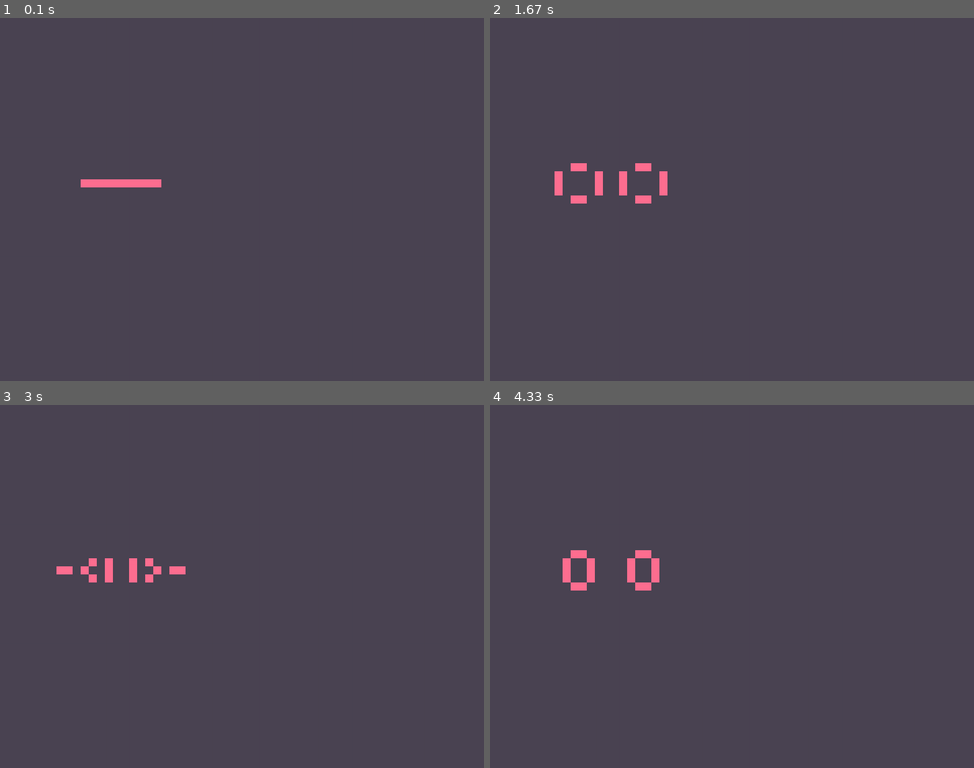
Above: before the commit, frames 1-4 (two rows, left to right).
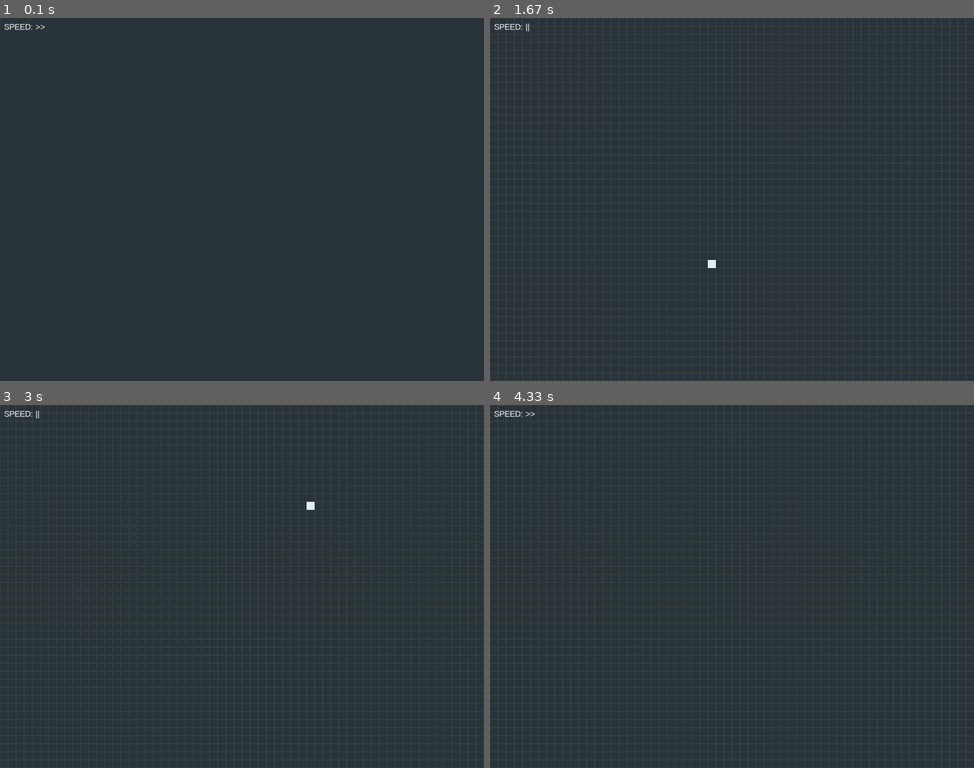
Above: after the commit, the same moments.

Repository: dvenru/py_game_of_life
Game: pygame game, started from main.py
The game is run twice, just before and just after one commit, with the same random seed, the same clock (stepped at 60 frames per second) and the same inputs.
Inputs (mouse positions are in pixels of both pictures, inside the frame that each line leads up to):
- Up to frame 1 (0.1 s): no input
- Up to frame 2 (1.67 s): tap Space at 0.33, 0.73, 1.03, 1.23, 1.53 s; hold Tab 0.67-1.13 s; hold Right 0.67-1.13 s; hold Delete 1.17-1.63 s; hold Right 1.17-1.63 s; move the mouse to (712, 264) at 1.2 s
- Up to frame 3 (3 s): press the mouse at (58, 470) at 1.7 s; move the mouse to (179, 517) at 1.8 s; release the mouse at (300, 561) at 1.93 s; hold Right 2-2.47 s; tap Space at 2.07, 2.37, 2.57, 2.87 s; click (140, 528) at 2.08 s; hold Right 2.5-2.97 s; click (309, 506) at 2.58 s
- Up to frame 4 (4.33 s): hold Left 3-3.53 s; tap Space at 3.07, 3.37, 3.63, 3.93, 4.07 s; click (833, 521) at 3.08 s; hold Left 3.57-3.97 s; click (552, 575) at 3.65 s; hold Right from 4 s (still down); click (693, 720) at 4.08 s

The runs differ from the first frame. In frame 1, 100% of the frame differs, in the area x 0-100%, y 0-100%; in frame 2, 75%; in frame 3, 75%; in frame 4, 75%.

Commit message:
version 1.1

Diff:
--- /dev/null
+++ b/gameui.py
@@ -0,0 +1,30 @@
+import pygame as pg
+
+
+class UIGroup:
+    def __init__(self) -> None:
+        self.group_ui = []
+
+    def append(self, new_object) -> None:
+        self.group_ui.append(new_object)
+
+    def update(self) -> None:
+        for _object in self.group_ui:
+            _object.draw()
+
+
+class Label:
+    def __init__(self, surface, text: str, position: tuple = (int, int), group_ui = None, size: int = 20, color = "white") -> None:
+        self.surface = surface
+        self.font = pg.font.SysFont("Arial", size)
+        self.image = self.font.render(text, True, color)
+        _, _, width, height = self.image.get_rect()
+        self.rect = pg.Rect(position[0], position[1], width, height)
+        self.text = text
+        group_ui.append(self)
+
+    def draw(self) -> None:
+        self.surface.blit(self.image, self.rect)
+
+    def set_text(self, new_text: str, color = "white") -> None:
+        self.image = self.font.render(new_text, True, color)
--- a/life.py
+++ b/life.py
@@ -8,20 +8,34 @@
         self.surface = surface
         self.present_map = [['0' for i in range(HEIGHT // TILE_SIZE)] for i in range(WIDTH // TILE_SIZE)]
         self.tile_size = TILE_SIZE
+        self.colors = [SOFT_BLACK, SOFT_RED]
 
-    def draw(self) -> None:
+        self.grid_visible = False
+
+    def draw(self, is_setting: bool = False, line_position: int = 0, tile_position: int = 0) -> None:
         for num_line, line in enumerate(self.present_map):
             for num_tile, tile in enumerate(line):
-                match tile:
-                    case '0':
-                        pg.draw.rect(self.surface, GRAY, (
-                            (num_line * self.tile_size), (num_tile * self.tile_size), self.tile_size, self.tile_size))
-                    case '1':
-                        pg.draw.rect(self.surface, SOFT_RED, (
-                            (num_line * self.tile_size), (num_tile * self.tile_size), self.tile_size, self.tile_size))
+                pg.draw.rect(self.surface, self.colors[int(tile)], (
+                    (num_line * self.tile_size), (num_tile * self.tile_size), self.tile_size, self.tile_size))
 
-    def create_life(self, line_position: int, tile_position: int) -> None:
-        self.present_map[line_position][tile_position] = '1'
+                if self.grid_visible:
+                    pg.draw.rect(self.surface, (61, 66, 65), (
+                        (num_line * self.tile_size), (num_tile * self.tile_size), self.tile_size, self.tile_size), 1)
+
+                if is_setting:
+                    pg.draw.rect(self.surface, (223, 244, 243), (
+                        (line_position * self.tile_size), (tile_position * self.tile_size), self.tile_size, self.tile_size))
+
+    def clear(self) -> None:
+        for num_line, line in enumerate(self.present_map):
+            for num_tile, tile in enumerate(line):
+                self.present_map[num_line][num_tile] = '0'
+
+    def set_life(self, line_position: int, tile_position: int, state: str) -> None:
+        self.present_map[line_position][tile_position] = state
+
+    def set_grid_visible(self) -> None:
+        self.grid_visible = not self.grid_visible
 
     def new_generation(self) -> None:
         future_map = [['0' for i in range(HEIGHT // TILE_SIZE)] for i in range(WIDTH // TILE_SIZE)]
@@ -30,15 +44,9 @@
                 neighbors = self.search_neighbors(num_line, num_tile)
                 match tile:
                     case '0':
-                        if neighbors[1] == 3:
-                            future_map[num_line][num_tile] = '1'
-                        else:
-                            future_map[num_line][num_tile] = '0'
+                        future_map[num_line][num_tile] = '1' if neighbors[1] == 3 else '0'
                     case '1':
-                        if 2 <= neighbors[1] <= 3:
-                            future_map[num_line][num_tile] = '1'
-                        else:
-                            future_map[num_line][num_tile] = '0'
+                        future_map[num_line][num_tile] = '1' if 2 <= neighbors[1] <= 3 else '0'
 
         self.present_map = future_map.copy()
 
--- a/main.py
+++ b/main.py
@@ -2,6 +2,7 @@
 
 from settings import *
 from life import Life
+from gameui import Label, UIGroup
 
 
 class Game:
@@ -11,14 +12,29 @@
 
         self.screen = pg.display.set_mode((WIDTH, HEIGHT))
         pg.display.set_caption("Game of Life")
+        pg.display.set_icon(pg.image.load("resources/pyGLicon.png"))
         self.clock = pg.time.Clock()
 
         self.life = Life(self.screen)
-        for i in range(10):
-            self.life.create_life(i + 10, 20)
+        self.group_ui = UIGroup()
+
+        self.is_paused = False
+        self.select_speed = 1
+        self.speed_label = Label(self.screen, "SPEED: " + ">" * int(self.select_speed + 1), (10, 10), self.group_ui, 20)
 
         self.new_generation = pg.USEREVENT + 1
-        pg.time.set_timer(self.new_generation, int(NEW_GEN_WAIT * 1000))
+        pg.time.set_timer(self.new_generation, int(WAIT_LIST[self.select_speed] * 1000))
+
+    def update_event_wait(self, new_speed: int = 0) -> None:
+        if new_speed == 0:
+            self.is_paused = not self.is_paused
+            pg.time.set_timer(self.new_generation, int((0 if self.is_paused else WAIT_LIST[self.select_speed]) * 1000))
+            self.speed_label.set_text("SPEED: ||" if self.is_paused else "SPEED: " + ">" * int(self.select_speed + 1))
+
+        elif 0 <= self.select_speed + new_speed < len(WAIT_LIST) and not self.is_paused:
+            self.select_speed += new_speed
+            self.speed_label.set_text("SPEED: " + ">" * int(self.select_speed + 1))
+            pg.time.set_timer(self.new_generation, int(WAIT_LIST[self.select_speed] * 1000))
 
     def run(self) -> None:
         running = True
@@ -27,16 +43,38 @@
             self.clock.tick(FPS)
 
             for event in pg.event.get():
+                # Обработка основных событий
                 if event.type == pg.QUIT:
                     running = False
-                if event.type == self.new_generation:
+                elif event.type == self.new_generation:
                     self.life.new_generation()
+
+                # Обработка нажатий клавиш
                 if event.type == pg.KEYDOWN:
                     if event.key == pg.K_ESCAPE:
                         running = False
+                    elif event.key == pg.K_TAB:
+                        self.life.set_grid_visible()
+                    elif event.key == pg.K_RIGHT:
+                        self.update_event_wait(1)
+                    elif event.key == pg.K_LEFT:
+                        self.update_event_wait(-1)
+                    elif event.key == pg.K_SPACE:
+                        self.update_event_wait()
+                    elif event.key == pg.K_DELETE:
+                        self.life.clear()
+
+                # Обработка нажатий мыши
+                if self.is_paused:
+                    pressed = pg.mouse.get_pressed()
+                    if pressed[0]:
+                        self.life.set_life(pg.mouse.get_pos()[0] // TILE_SIZE, pg.mouse.get_pos()[1] // TILE_SIZE, '1')
+                    elif pressed[2]:
+                        self.life.set_life(pg.mouse.get_pos()[0] // TILE_SIZE, pg.mouse.get_pos()[1] // TILE_SIZE, '0')
 
             self.screen.fill((0, 0, 0))
-            self.life.draw()
+            self.life.draw(self.is_paused, pg.mouse.get_pos()[0] // TILE_SIZE, pg.mouse.get_pos()[1] // TILE_SIZE)
+            self.group_ui.update()
 
             pg.display.flip()
 
--- a/settings.py
+++ b/settings.py
@@ -1,10 +1,10 @@
 # Настройки игры
-FPS: int = 30
+FPS: int = 60
 WIDTH: int = 1200
 HEIGHT: int = 900
 TILE_SIZE: int = 20
-NEW_GEN_WAIT: float = 0.2
+WAIT_LIST: list = [0.25, 0.2, 0.15, 0.1, 0.05]
 
 # Цвета
-SOFT_RED = '#FF6F91'
-GRAY = '#4B4453'
+SOFT_RED = (232, 74, 95)
+SOFT_BLACK = (42, 54, 59)
Not shown, changed: README.md
Binary file added: resources/pyGLicon.png
